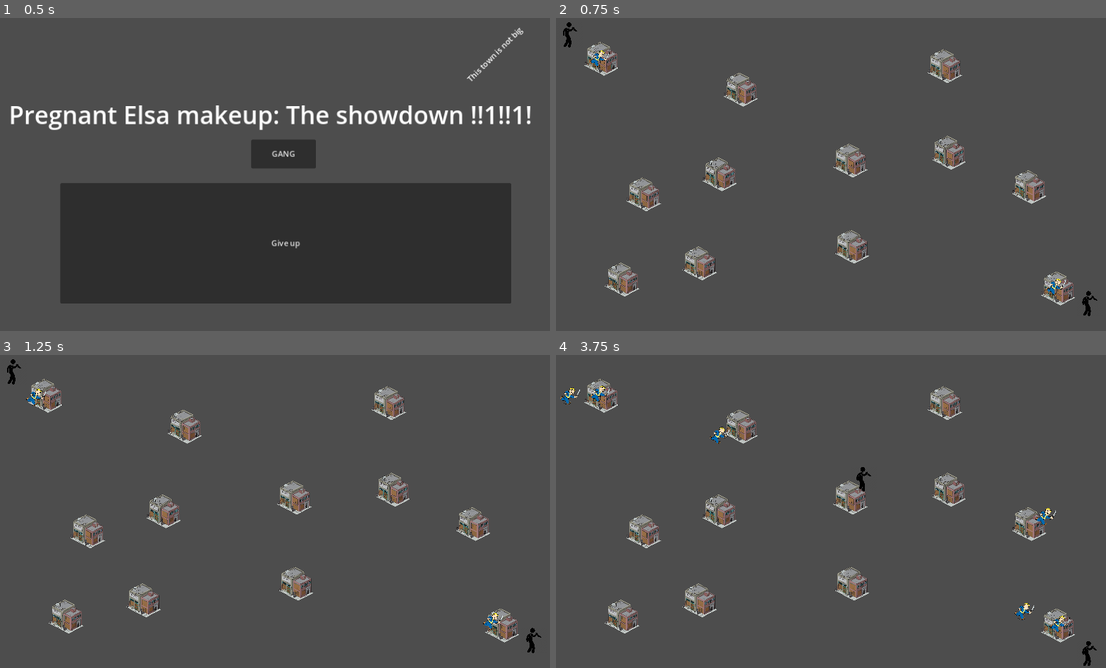
Above: before the commit, frames 1-4 (two rows, left to right).
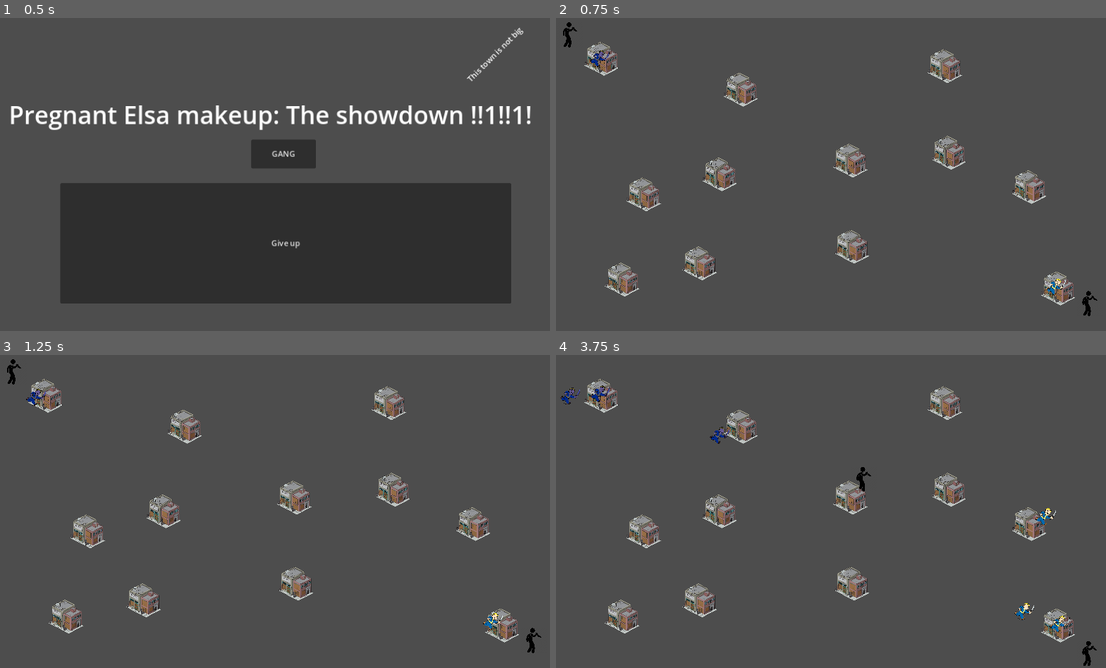
Above: after the commit, the same moments.

Repository: Alfenstein8/createjam
Game: Godot game, scene res://scenes/main_menu.tscn
Two runs of this game, one before a commit and one after it. Both use one fixed random seed, a clock stepped at 60 frames per second and the inputs below.
Inputs:
- Up to frame 1 (0.5 s): no input
- Up to frame 2 (0.75 s): click "GANG" at 0.5 s
- Up to frame 3 (1.25 s): no input
- Up to frame 4 (3.75 s): hold D (p1_right) 1.28-2.03 s; hold F (p1_follow) 1.28-2.03 s; hold S (p1_down) 2.03-2.78 s; tap T (p1_interact) at 2.1 s; hold D (p1_right) 2.78-3.53 s; tap R (p1_shoot) at 2.85 s; hold W (p1_up) from 3.53 s (still down); tap Down (p2_down) at 3.6 s

Frame 1 is identical in both runs. In frame 2, less than 0.1% of the frame differs, in the area x 6-10%, y 10-16%; in frame 3, less than 0.1%; in frame 4, 0.2%, in the area x 0-32%, y 9-29%.

Commit message:
gangmember color

Diff:
--- a/Scripts/gangmember.gd
+++ b/Scripts/gangmember.gd
@@ -16,7 +16,8 @@
 
 # Called when the node enters the scene tree for the first time.
 func _ready():
-	pass
+	if(player_owner.player_num == 1):
+		$Sprite2D.modulate = Color(0.4, 0.4, 0.8, 1)
 
 # Called every frame. 'delta' is the elapsed time since the previous frame.
 func _process(delta):
